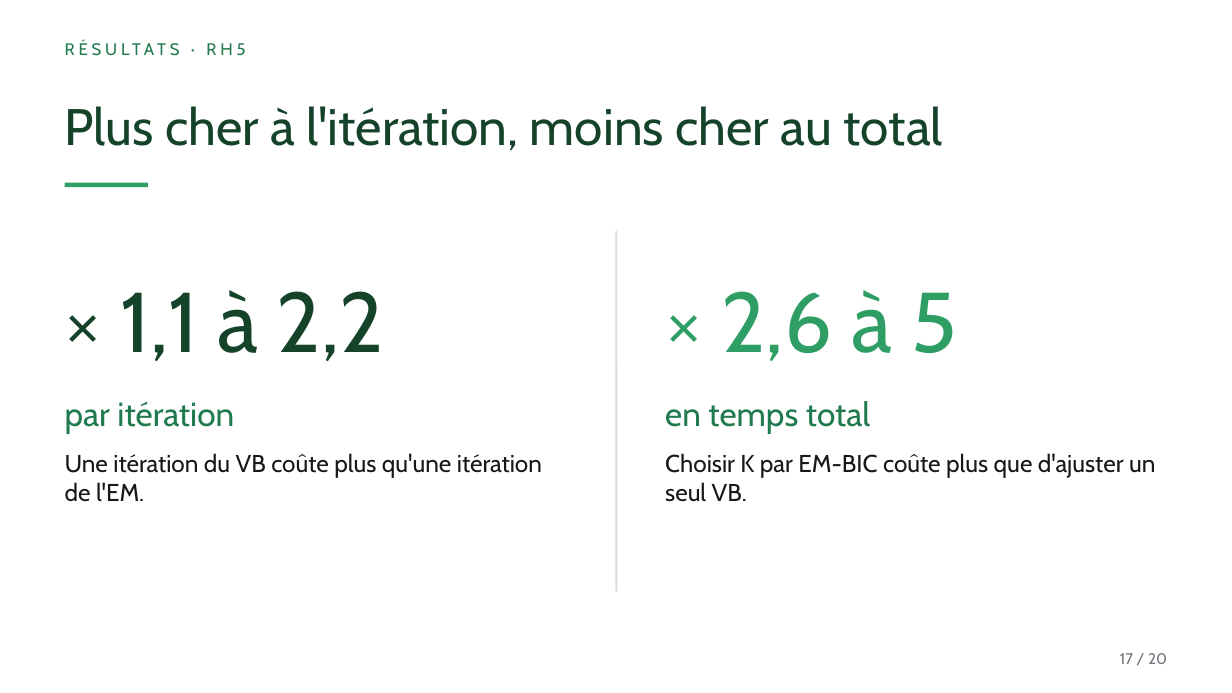
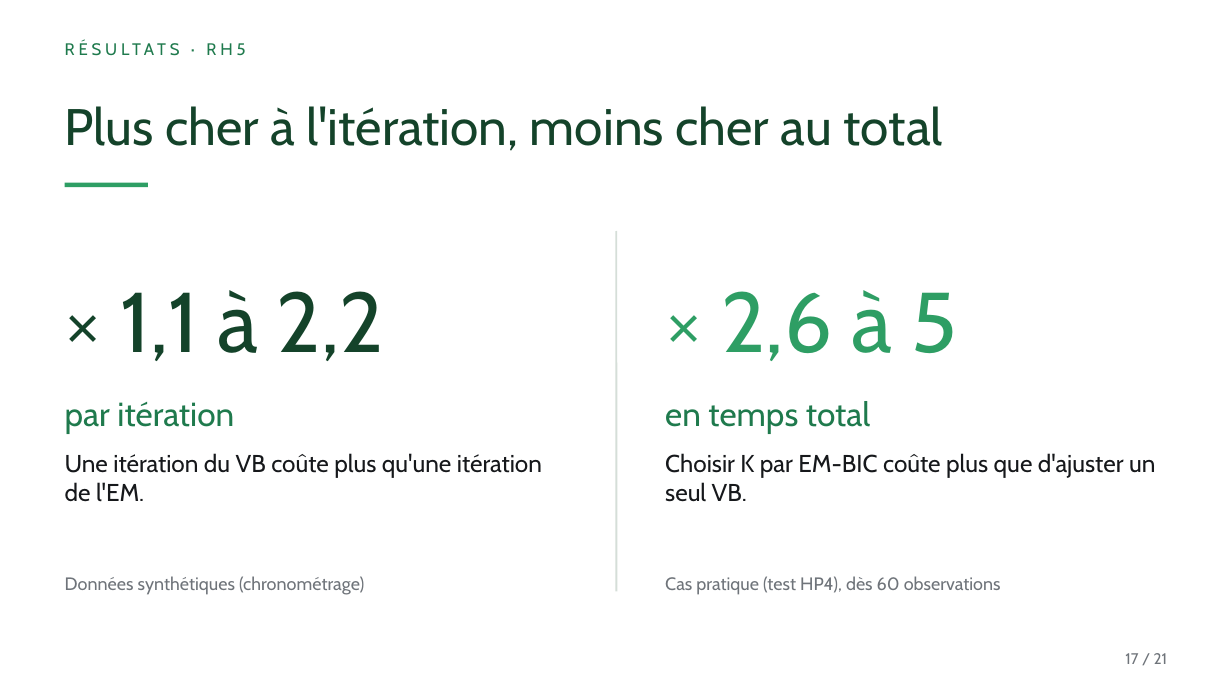
Before and after one commit to Kanaicare8/em-classique-vs-variationnel, a slide deck: slide 17 of presentation/Presoutenance_Icare.pptx. Drawn at 1232x693 pixels with LibreOffice and Linux fonts; fonts in the diff are those of the drawing. Boxes give left, top, right and bottom in pixels: in the first picture for what was removed or moved away, otherwise in the second. Text is boxed around its words. In the diff, an @@ line names an element or a change of style, - is before the commit and + after.

```diff
--- a/presentation/Presoutenance_Icare.pptx
+++ b/presentation/Presoutenance_Icare.pptx
@@ text added at [65,576,364,595], 14 pt, text #6F747A @@
+Données synthétiques (chronométrage)
@@ text added at [665,576,1001,595], 14 pt, text #6F747A @@
+Cas pratique (test HP4), dès 60 observations
@@ text at [1125,653,1168,664]: text changed @@
-17 / 20
+17 / 21
```
Also in this commit, not shown: 18 other slides changed, 1 slide added, 8 other files.
